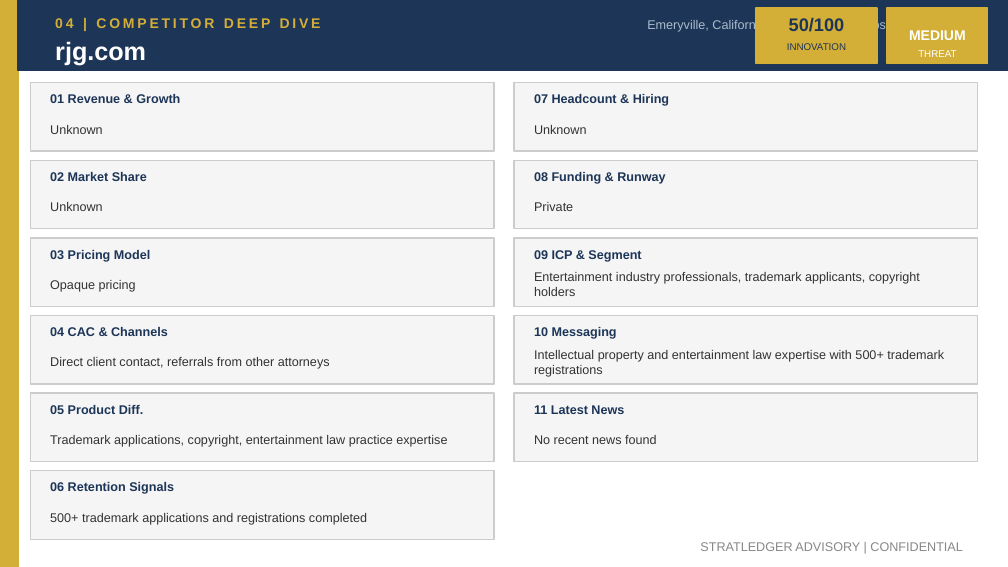
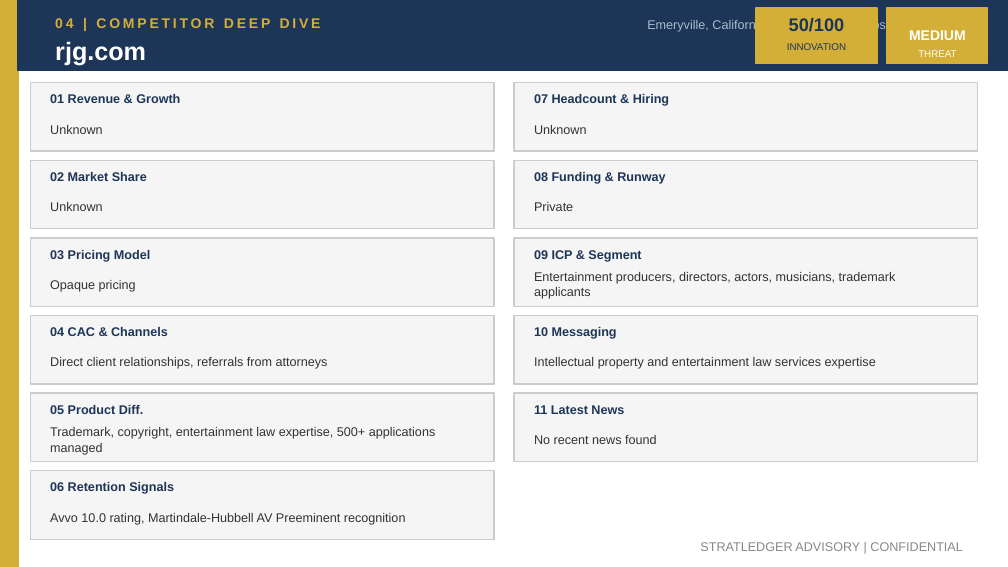
Before and after one commit to apexmakeshop-dot/droplet-commands, a slide deck: slide 6 of mesh_bioplastics_CI_Report.pptx. Drawn at 1008x567 pixels with LibreOffice and Linux fonts; fonts in the diff are those of the drawing. Boxes give left, top, right and bottom in pixels: in the first picture for what was removed or moved away, otherwise in the second. Text is boxed around its words. In the diff, an @@ line names an element or a change of style, - is before the commit and + after.

```diff
--- a/mesh_bioplastics_CI_Report.pptx
+++ b/mesh_bioplastics_CI_Report.pptx
@@ text at (534,272,896,299): text changed @@
-Entertainment industry professionals, trademark applicants, copyright holders
+Entertainment producers, directors, actors, musicians, trademark applicants
@@ text at (50,357,328,369): text changed @@
-Direct client contact, referrals from other attorneys
+Direct client relationships, referrals from attorneys
@@ text at (534,357,876,369): text changed @@
-Intellectual property and entertainment law expertise with 500+ trademark registrations
+Intellectual property and entertainment law services expertise
@@ text at (50,427,436,455): text changed @@
-Trademark applications, copyright, entertainment law practice expertise
+Trademark, copyright, entertainment law expertise, 500+ applications managed
@@ text at (50,513,406,525): text changed @@
-500+ trademark applications and registrations completed
+Avvo 10.0 rating, Martindale-Hubbell AV Preeminent recognition
```
Also in this commit, not shown: 4 other slides changed.
